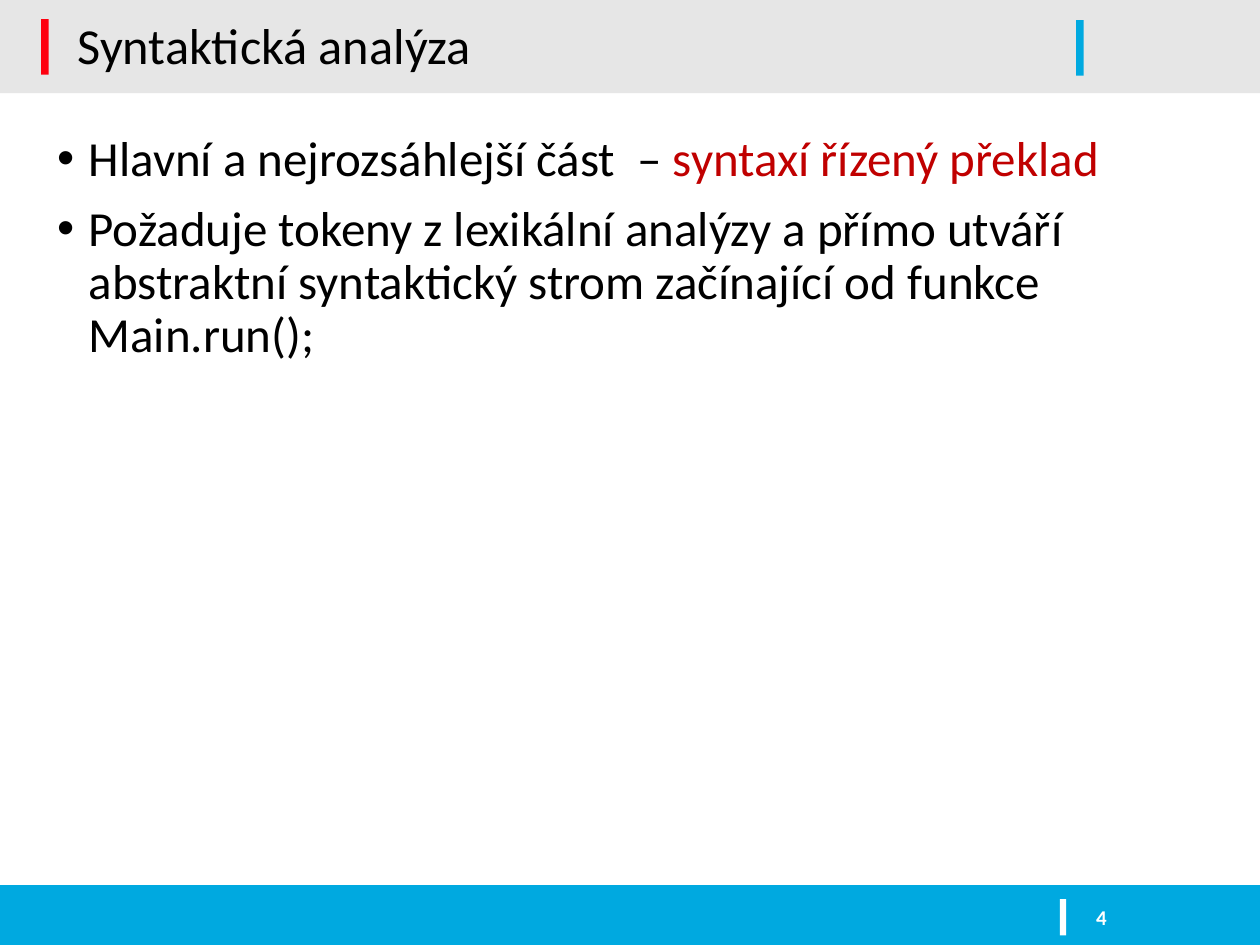
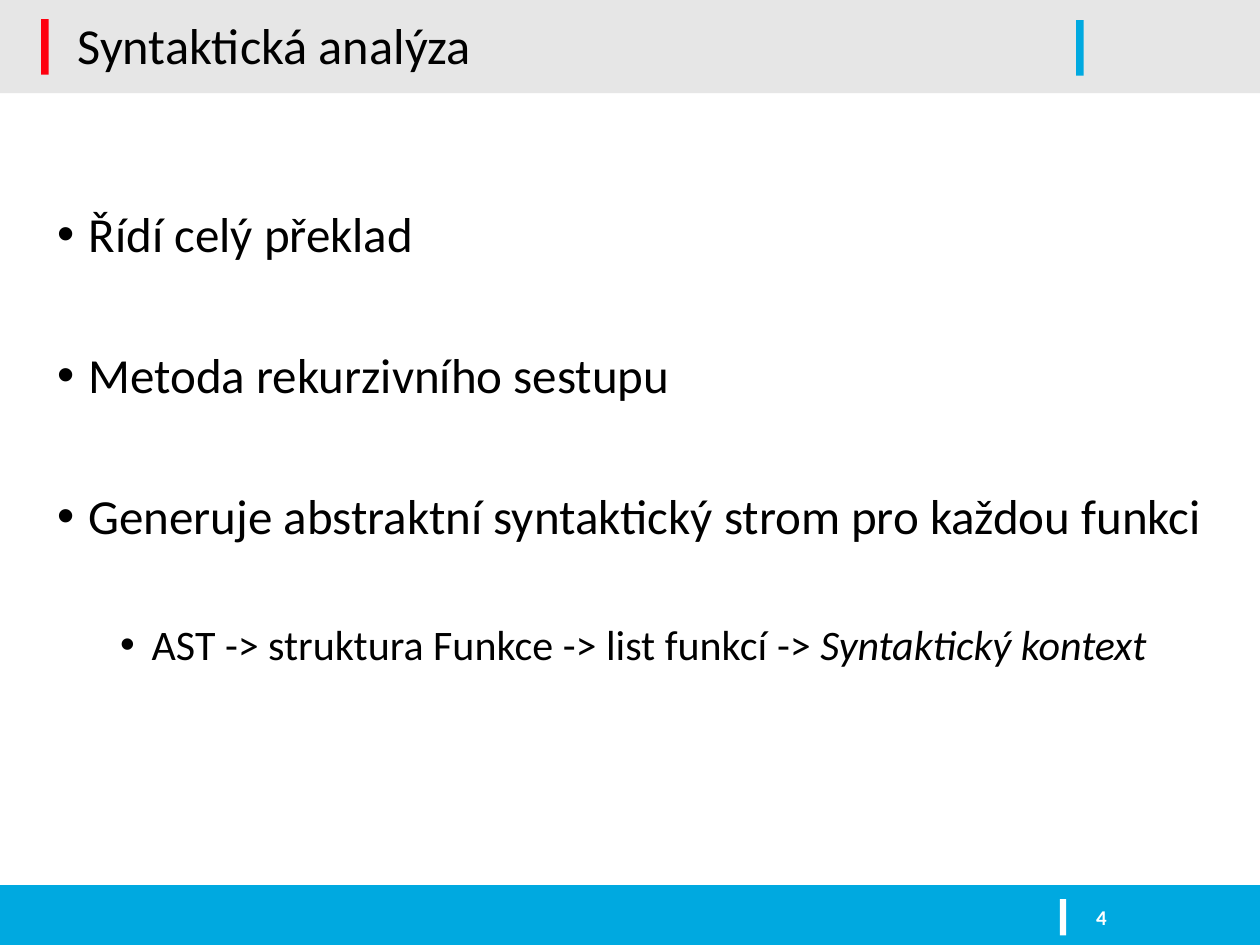
Before and after one commit to kysel/IFJ16, a slide deck: slide 4 of docs/prezentace.pptx. Drawn at 1260x945 pixels with LibreOffice and Linux fonts; fonts in the diff are those of the drawing; background and template pictures are left out. Boxes give left, top, right and bottom in pixels: in the first picture for what was removed or moved away, otherwise in the second. Text is boxed around its words. In the diff, an @@ line names an element or a change of style, - is before the commit and + after.

```diff
--- a/docs/prezentace.pptx
+++ b/docs/prezentace.pptx
@@ text at [89, 212, 1200, 667]: text changed @@
-• Hlavní a nejrozsáhlejší část – syntaxí řízený překlad
-• Požaduje tokeny z lexikální analýzy a přímo utváří abstraktní syntaktický strom začínající od funkce Main.run();
+• Řídí celý překlad
+• Metoda rekurzivního sestupu
+• Generuje abstraktní syntaktický strom pro každou funkci
+  • AST -> struktura Funkce -> list funkcí -> Syntaktický kontext
```
Also in this commit, not shown: 9 other slides changed, 4 slides added.
